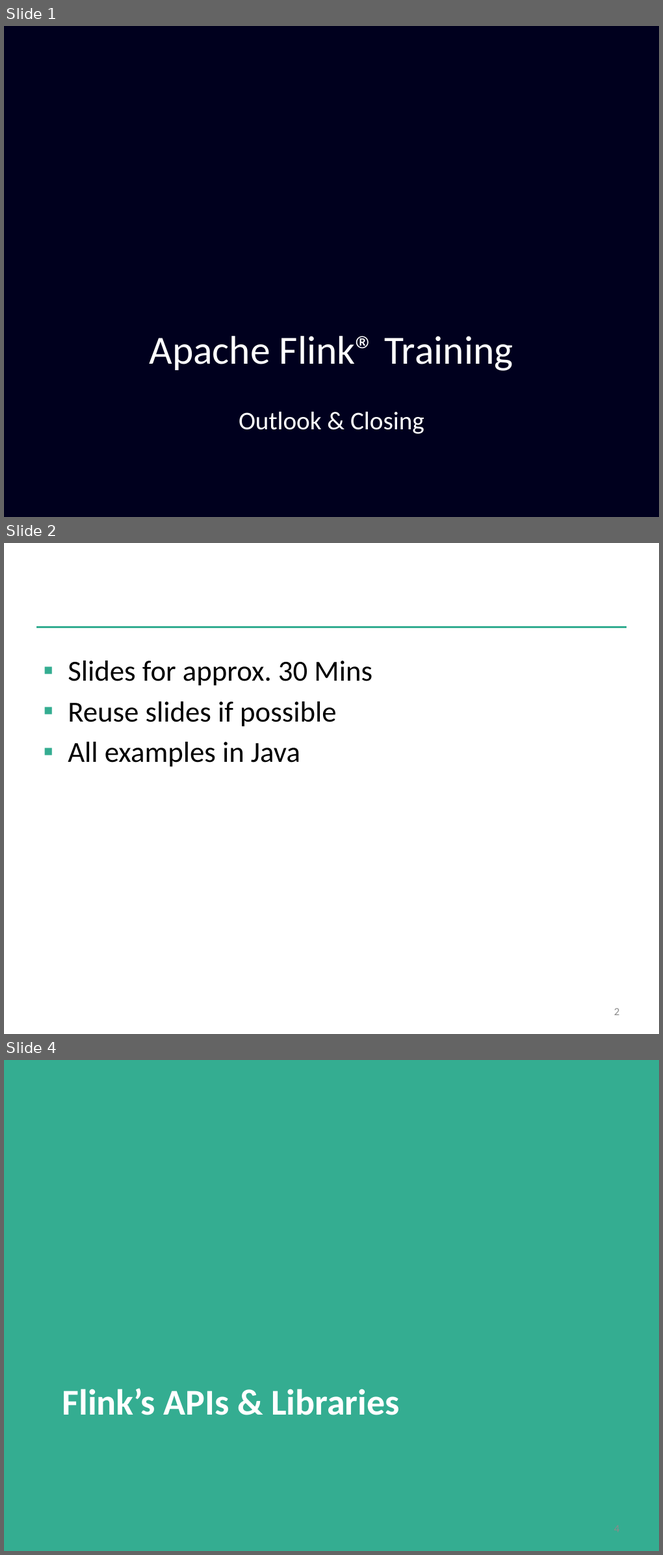
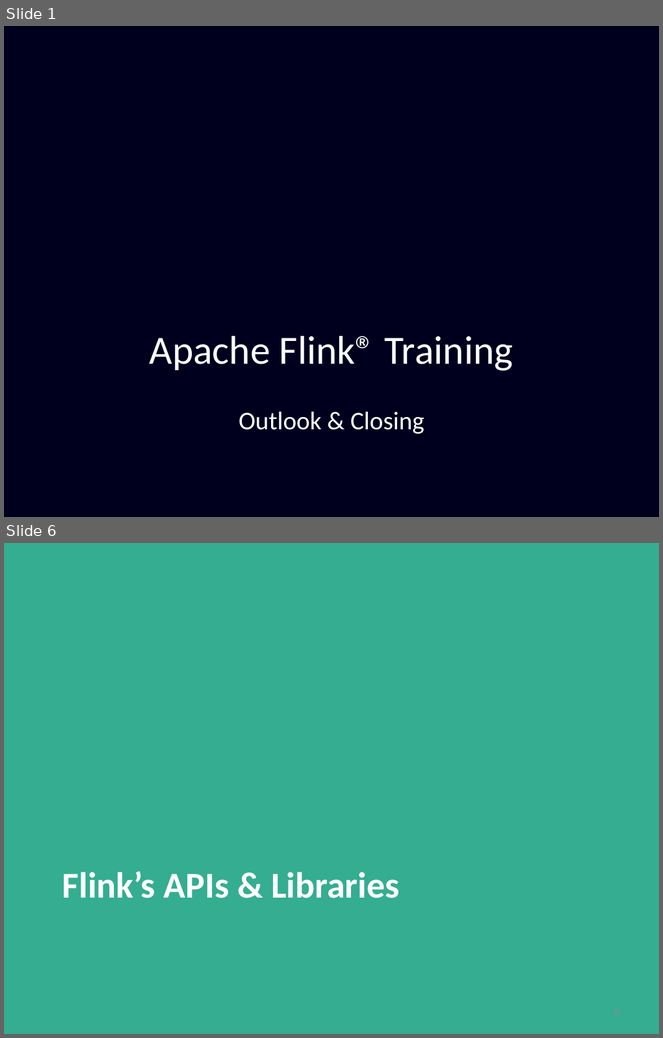
Before and after one commit to dataArtisans/flink-training-web, a slide deck: slides/closing.pptx. Shown one above the other, each under a label of ours: slides 1, 2 and 4 before the commit, slides 1 and 6 after it; the slides between them are not shown. The pictures are 663x1555 and 663x1038 pixels, drawn with LibreOffice and Linux fonts; fonts in the diff are those of the drawing; background and template pictures are left out. Boxes give left, top, right and bottom in pixels: in the first picture for what was removed or moved away, otherwise in the second. Text is boxed around its words. In the diff, an @@ line names an element or a change of style, - is before the commit and + after.

```diff
--- a/slides/closing.pptx
+++ b/slides/closing.pptx
@@ slide 2 removed at bbox=[4, 543, 659, 1034], background #FFFFFF @@
@@ line removed from (36, 627) to (627, 627) @@
@@ text removed at bbox=[68, 661, 373, 767] @@
-▪ Slides for approx. 30 Mins
-▪ Reuse slides if possible
-▪ All examples in Java
@@ page number removed at bbox=[614, 1008, 620, 1016] @@
-2
@@ what was slide 4 is now slide 6 @@
```
Also in this commit, not shown: 1 slide changed, 8 slides added, 1 other slide removed.
